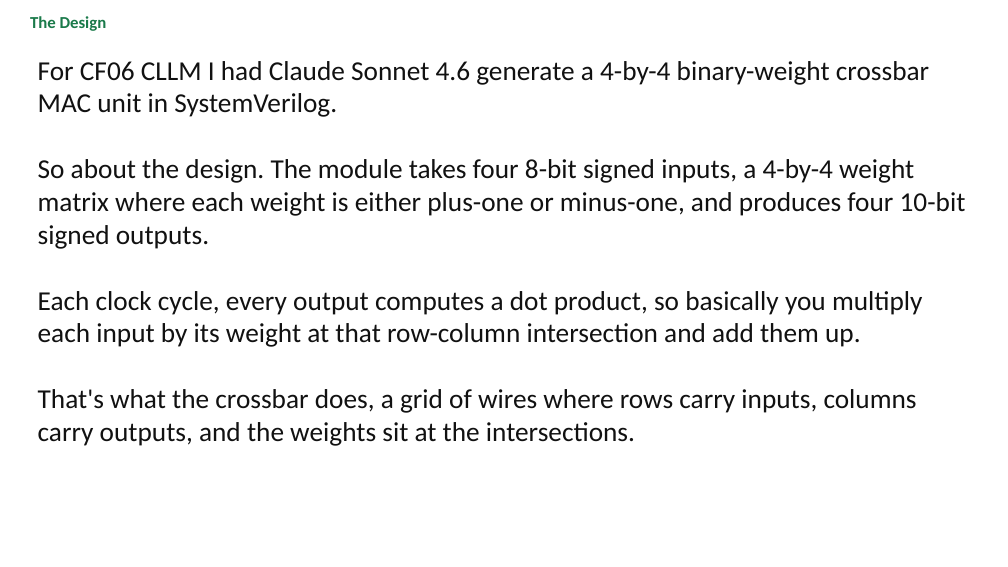
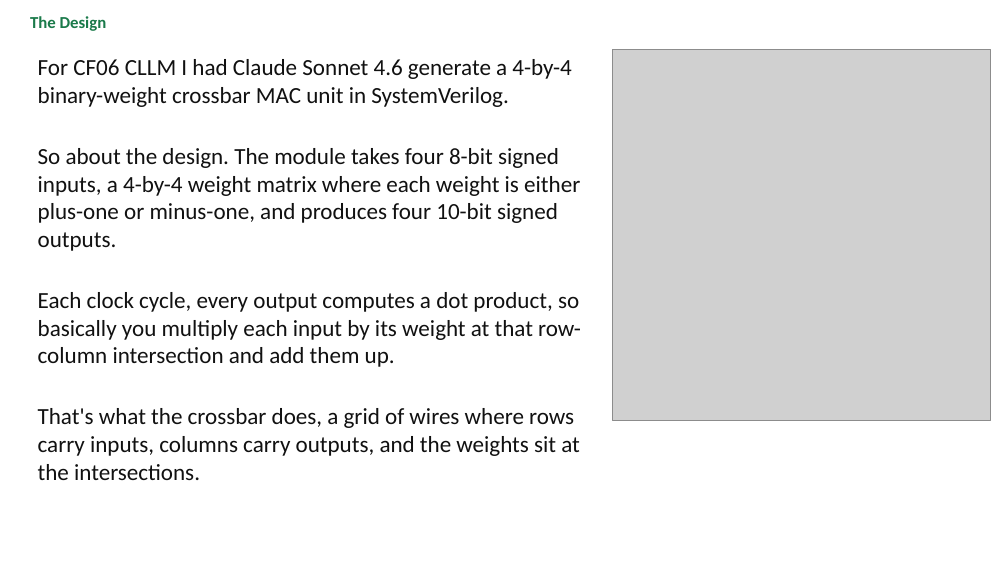
Before and after one commit to BaoPSU/ECE410-HW4AI, a slide deck: slide 2 of codefest/cf06/presentation/cf06_cllm_slides.pptx. Drawn at 1008x567 pixels with LibreOffice and Linux fonts; fonts in the diff are those of the drawing; grey boxes stand for pictures. Boxes give left, top, right and bottom in pixels: in the first picture for what was removed or moved away, otherwise in the second. Text is boxed around its words. In the diff, an @@ line names an element or a change of style, - is before the commit and + after.

```diff
--- a/codefest/cf06/presentation/cf06_cllm_slides.pptx
+++ b/codefest/cf06/presentation/cf06_cllm_slides.pptx
@@ text "For CF06 CLLM I had ..." at [38,59,581,480]: size 26 to 22 pt @@
@@ picture added at [613,49,991,420] @@
```
Also in this commit, not shown: 5 other slides changed, 1 other file.
